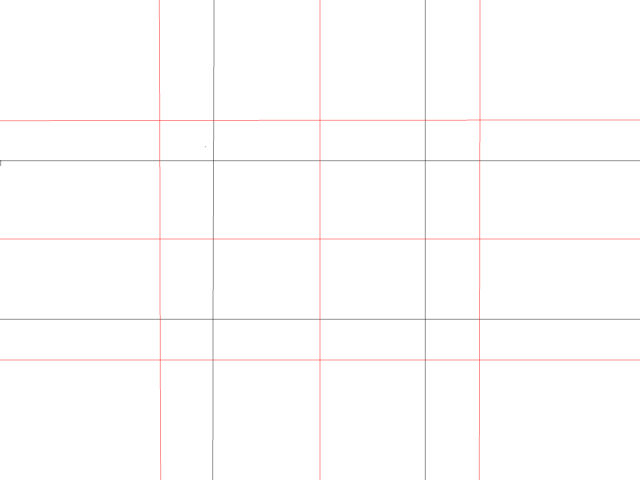
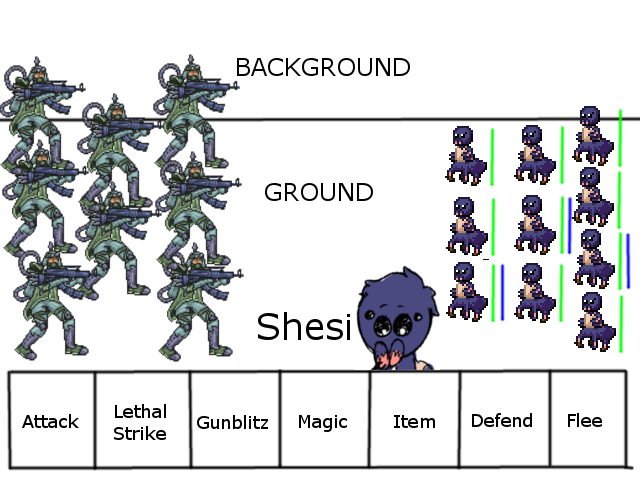
Two versions of the same layered image (640x480). Layer-by-layer changes:
added layer "Enemies" above "Flee" over [left=0, top=54, right=244, bottom=362]
added layer "Flee" above "Defend" over [left=568, top=413, right=602, bottom=427]
added layer "Defend" above "Item" over [left=472, top=413, right=532, bottom=427]
added layer "Item" above "Magic" over [left=394, top=415, right=435, bottom=428]
added layer "Magic" above "Gunblitz" over [left=299, top=415, right=347, bottom=432]
added layer "Gunblitz" above "Lethal ..." over [left=197, top=415, right=268, bottom=429]
added layer "Lethal ..." above "Attack" over [left=114, top=404, right=166, bottom=440]
added layer "Attack" above "Units" over [left=22, top=414, right=79, bottom=428]
added layer "Units" above "fourths" over [left=445, top=106, right=616, bottom=352]
hid "fourths" over [left=0, top=0, right=640, bottom=480]
added layer "Shesi" above "Portrait" over [left=258, top=312, right=350, bottom=340]
added layer "Portrait" above "Healthbars" over [left=354, top=266, right=440, bottom=370]
added layer "Healthbars" above "GROUND" over [left=489, top=108, right=631, bottom=354]
added layer "GROUND" above "BACKGROUND" over [left=265, top=183, right=373, bottom=201]
added layer "BACKGROUND" above "Background" over [left=237, top=58, right=410, bottom=76]
added layer "Background" above "UI" over [left=0, top=0, right=640, bottom=480]
added layer "UI" above "thirds" over [left=6, top=368, right=634, bottom=471]
hid "thirds" over [left=0, top=0, right=640, bottom=480]
